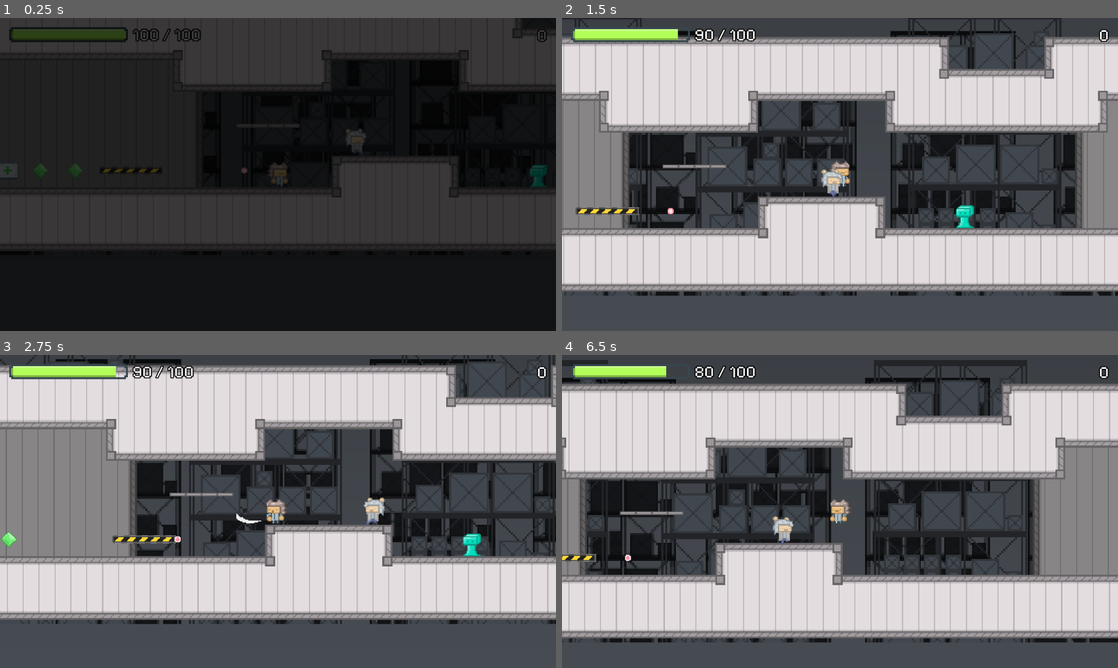
Above: before the commit, frames 1-4 (two rows, left to right).
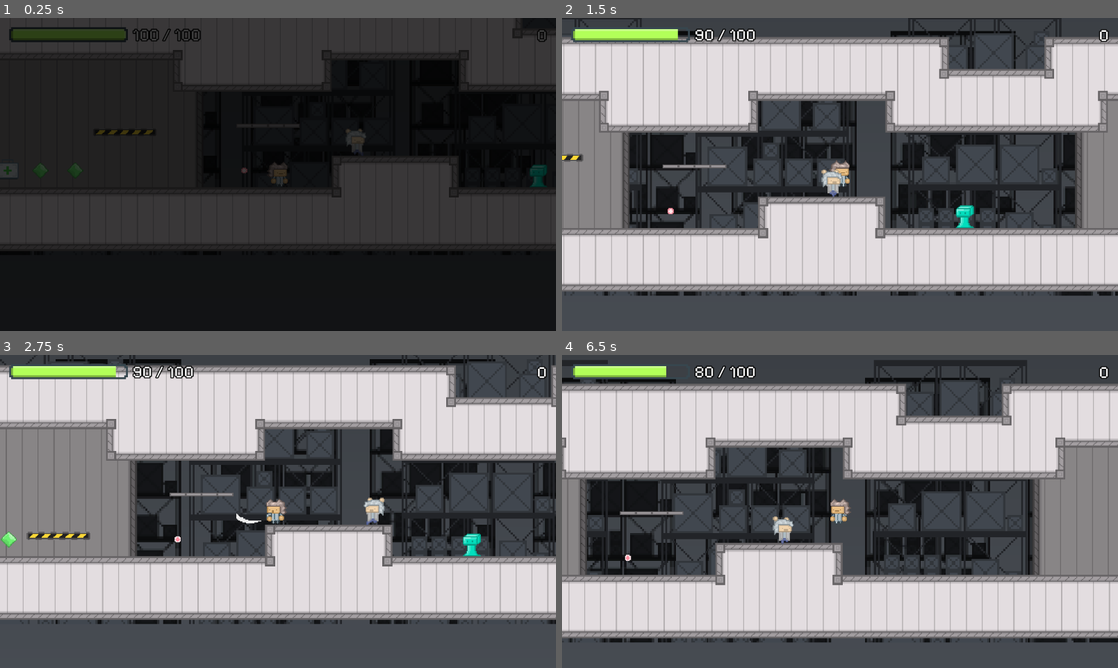
Above: after the commit, the same moments.

Repository: Brian-Magnuson/lab_escape_gd
Game: Godot game, scene res://scenes/level_0.tscn
Same seed, same stepped clock (60 frames per second), same inputs: the game is played once before the commit and once after it.
Inputs (mouse positions are in pixels of both pictures, inside the frame that each line leads up to):
- Up to frame 1 (0.25 s): no input
- Up to frame 2 (1.5 s): move the mouse to (962, 158) at 0.52 s; press the mouse at (962, 158) at 0.53 s; hold D (move_right) from 0.53 s (still down); tap Space (jump) at 0.77 s; move the mouse to (728, 190) at 1.27 s; release the mouse at (728, 190) at 1.28 s; click (728, 190) at 1.35 s
- Up to frame 3 (2.75 s): tap Space (jump) at 1.52 s; move the mouse to (333, 442) at 2.02 s; release D (move_right) at 2.03 s; press the mouse at (333, 442) at 2.03 s; hold A (move_left) from 2.03 s (still down)
- Up to frame 4 (6.5 s): move the mouse to (812, 574) at 2.77 s; release A (move_left) at 2.78 s; release the mouse at (812, 574) at 2.78 s; hold D (move_right) 2.78-4.28 s; click (812, 574) at 2.85 s; tap Space (jump) at 3.02, 3.77, 4.52, 6.02 s; move the mouse to (1006, 558) at 3.52 s; press the mouse at (1006, 558) at 3.53 s; move the mouse to (673, 464) at 4.27 s; release the mouse at (673, 464) at 4.28 s; hold A (move_left) 4.28-5.03 s; click (673, 464) at 4.35 s; move the mouse to (867, 511) at 5.02 s; press the mouse at (867, 511) at 5.03 s; hold D (move_right) 5.03-5.78 s; move the mouse to (756, 433) at 5.77 s; release the mouse at (756, 433) at 5.78 s; hold A (move_left) from 5.78 s (still down); click (756, 433) at 5.85 s

The runs differ from the first frame. In frame 1, 0.2% of the frame differs, in the area x 17-29%, y 36-50%; in frame 2, 0.3%; in frame 3, 0.5%, in the area x 4-32%, y 56-61%; in frame 4, 0.1%.

Commit message:
Fix issue with lift collisions

Diff:
--- a/scenes/level_0.tscn
+++ b/scenes/level_0.tscn
@@ -543,6 +543,12 @@
 sources/1 = SubResource("TileSetAtlasSource_trrqm")
 sources/2 = SubResource("TileSetAtlasSource_vkd6l")
 
+[sub_resource type="Curve2D" id="Curve2D_kkuia"]
+_data = {
+"points": PackedVector2Array(0, 0, 0, 0, 4, 1, 0, 0, 0, 0, 4, -71, 0, 0, 0, 0, 4, 1)
+}
+point_count = 3
+
 [sub_resource type="Animation" id="Animation_vc1y7"]
 length = 0.001
 tracks/0/type = "value"
@@ -662,6 +668,7 @@
 
 [node name="Lift" parent="." instance=ExtResource("8_rmqgc")]
 position = Vector2(76, 495)
+curve = SubResource("Curve2D_kkuia")
 
 [node name="UserInterface" type="CanvasLayer" parent="."]
 script = ExtResource("8_vc1y7")
--- a/scenes/lift.tscn
+++ b/scenes/lift.tscn
@@ -17,6 +17,8 @@
 script = ExtResource("1_a18fk")
 
 [node name="PathFollow2D" type="PathFollow2D" parent="."]
+position = Vector2(29.3293, 0)
+progress = 29.35
 rotates = false
 
 [node name="AnimatableBody2D" type="AnimatableBody2D" parent="PathFollow2D"]
@@ -26,6 +28,7 @@
 
 [node name="CollisionShape2D" type="CollisionShape2D" parent="PathFollow2D/AnimatableBody2D"]
 shape = SubResource("RectangleShape2D_wvqa8")
+one_way_collision = true
 
 [node name="Sprite2D" type="Sprite2D" parent="PathFollow2D/AnimatableBody2D"]
 z_index = -5
Not shown: 1 places in scenes/level_0.tscn that only renumber resources
